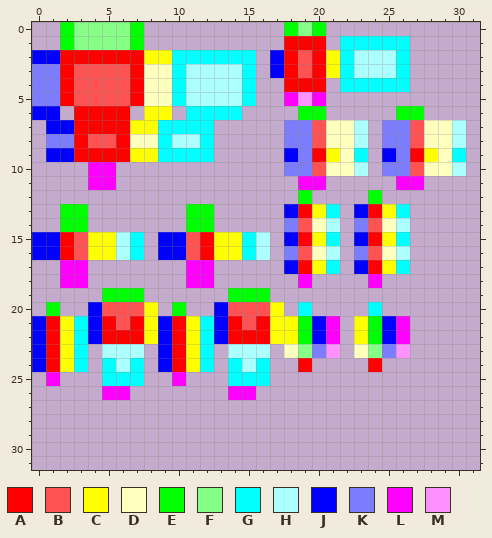
Pixel-art sprite: xplat/src/main/resources/assets/plastar/plastar_models/model_a/uv_texture.png. Above, as it was before the edit.
The file is 64x64 pixels, drawn in blocks of 2x2; one block is one cell here.
Palette (. is transparent): A #ff0000  B #ff5353  C #ffff00  D #ffffbe  E #00ff00  F #86ff86  G #00ffff  H #acffff  J #0000ff  K #7c7cff  L #ff00ff  M #ff90ff
Pixels before, first column x 0:
 0 ..EFFFFE..........EFE..........
 1 ..EFFFFE..........AAA.GGGGG....
 2 JJAAAAAACCGGGGGG.JABACGHHHG....
 3 KKABBBBADDGHHHHG.JABACGHHHG....
 4 KKABBBBADDGHHHHG..AAA.GGGGG....
 5 KKABBBBADDGHHHHG..LML..........
 6 JJ.AAAA.CC.GGGG....EE.....EE...
 7 .JJAAAACCGGGG.....KKBDDH.KKBDDH
 8 .KKABBADDGHHG.....KKBDDH.KKBDDH
 9 .JJAAAACCGGGG.....JKACDG.JKACDG
10 ....LL............KKBDDH.KKBDDH
11 ....LL.............LL.....LL...
12 ...................E....E......
13 ..EE.......EE.....JACG.JACG....
14 ..EE.......EE.....KBDH.KBDH....
15 JJABCCHG.JJBACCGH.JACG.JACG....
16 JJABCCHG.JJBACCGH.KBDH.KBDH....
17 ..LL.......LL.....JACG.JACG....
18 ..LL.......LL......L....L......
19 .....EEE......EEE..............
20 .E..JBBBC.E..JBBBC.G....G......
21 JACGJABACJACGJABACCEJL.CEJL....
22 JACGJAAACJACGJAAACCEJL.CEJL....
23 JACG.HHH.JACG.HHH.DFKM.DFKM....
24 JACG.GHG.JACG.GHG..A....A......
25 .L...GGG..L...GGG..............
26 .....LL.......LL...............
New version:
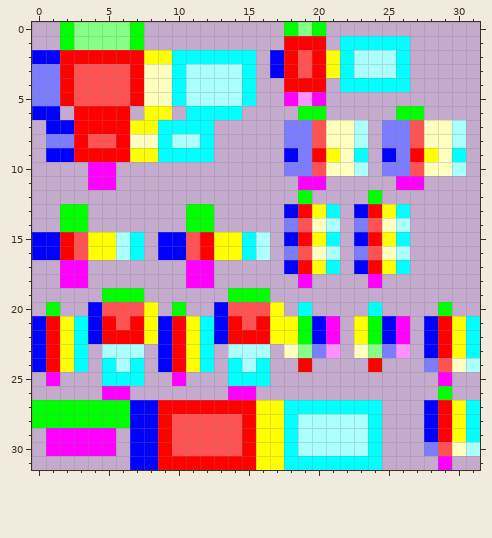
From old to new:
Changed rows in their new state; - is an unchanged pixel.
first column x 0:
20 -----------------------------E--
21 ----------------------------JACG
22 ----------------------------JACG
23 ----------------------------JACG
24 ----------------------------KBDH
25 -----------------------------L--
26 -----------------------------E--
27 EEEEEEEJJAAAAAAACCGGGGGGG---JACG
28 EEEEEEEJJABBBBBACCGHHHHHG---JACG
29 -LLLLL-JJABBBBBACCGHHHHHG---JACG
30 -LLLLL-JJABBBBBACCGHHHHHG---KBDH
31 -------JJAAAAAAACCGGGGGGG----L--
